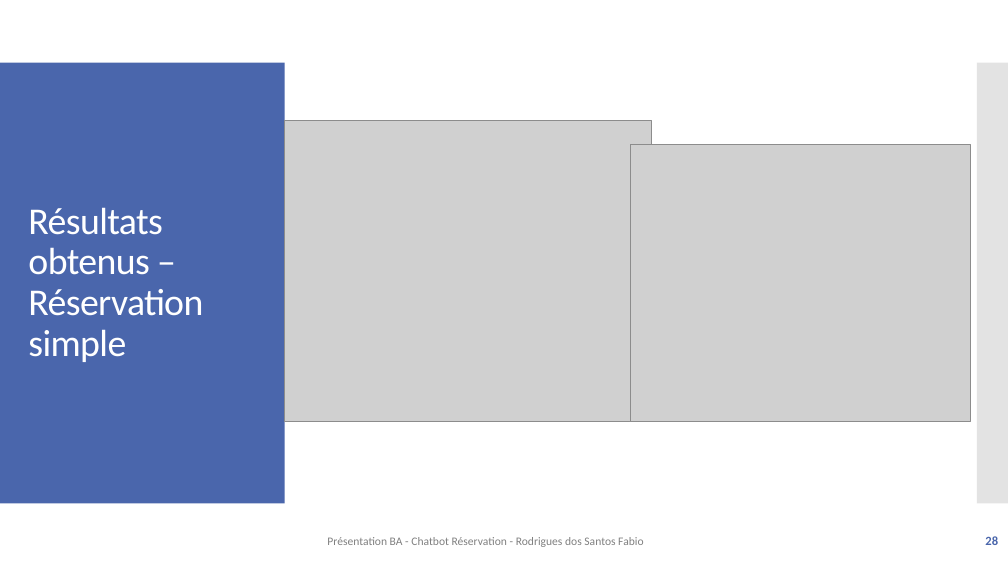
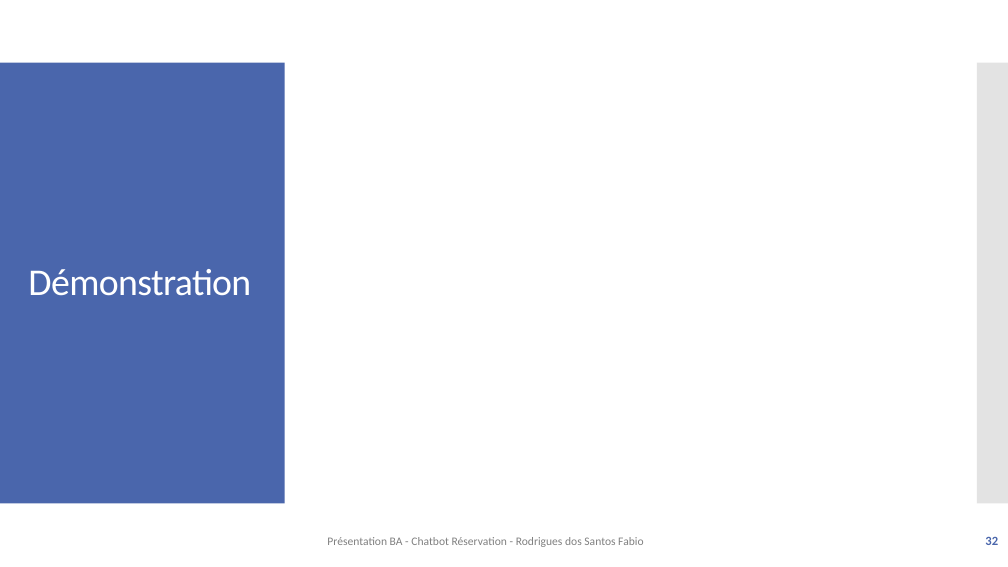
Before and after one commit to f-rdrgs/projet-bachelor, a slide deck: slide 32 of documentation/travail_bachelor/ISC_LOG_presentation_diplome_RodriguesDosSantosFabio_EggenbergNiklaus_2024.pptx (slide 28 before the commit). Drawn at 1008x567 pixels with LibreOffice and Linux fonts; fonts in the diff are those of the drawing; grey boxes stand for pictures. Boxes give left, top, right and bottom in pixels: in the first picture for what was removed or moved away, otherwise in the second. Text is boxed around its words. In the diff, an @@ line names an element or a change of style, - is before the commit and + after.

```diff
--- a/documentation/travail_bachelor/ISC_LOG_presentation_diplome_RodriguesDosSantosFabio_EggenbergNiklaus_2024.pptx
+++ b/documentation/travail_bachelor/ISC_LOG_presentation_diplome_RodriguesDosSantosFabio_EggenbergNiklaus_2024.pptx
@@ picture removed at [284,121,652,422] @@
@@ picture removed at [630,145,970,422] @@
@@ title at [28,269,251,296]: text changed @@
-Résultats obtenus – Réservation simple
+Démonstration
@@ page number at [985,537,998,545]: text changed @@
-28
+32
```
Also in this commit, not shown: 16 other slides changed, 7 slides added, 1 slide removed, 2 other files.
